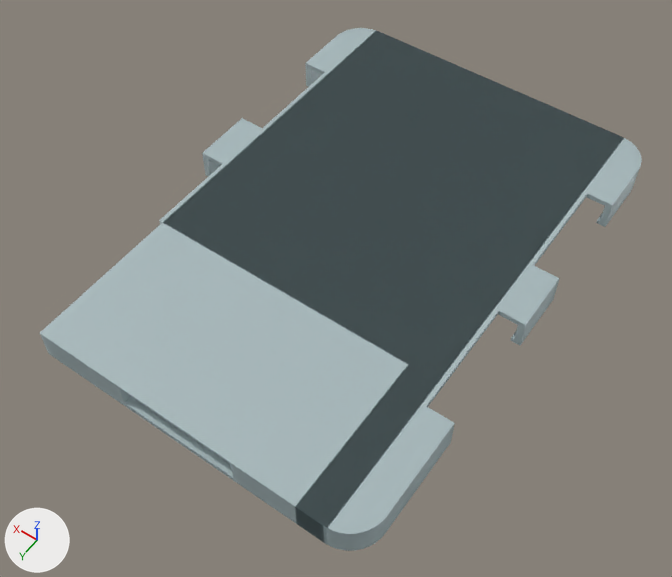
The Blender file design/case_parts_mm.blend, before and after one commit.
The view is the same before and after, from a camera (50 mm lens) standing at (-76.6, 115.2, 155.8) and looking at (-2.1, 11.0, -7.9). Every picture has the same lights, and +X, +Y and +Z are marked at lower left. The picture after the commit comes second.

The first picture shows 'Basic camera-side shell', 'Basic opposite-side shell'.
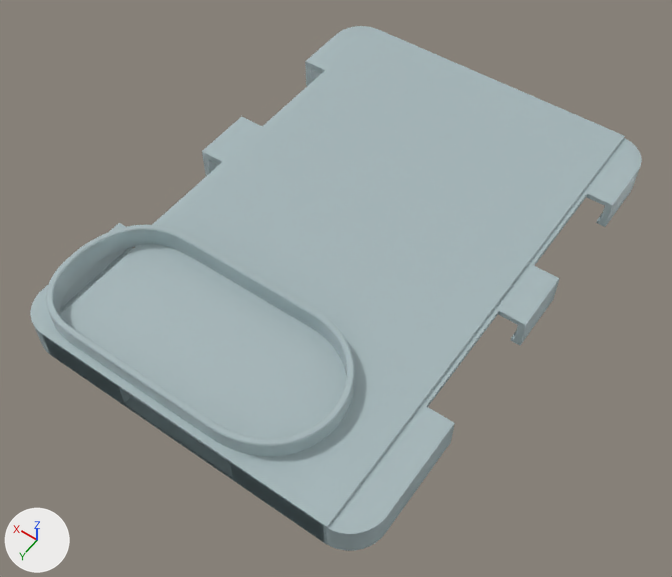
What differs and where, as boxes (x1, y1, x2, y2) in the pictures (672 x 577 px):
```json
{"object": "Basic camera-side shell", "change": "reshaped", "before": [159, 28, 622, 540], "after": [30, 26, 625, 544], "on screen": "28% wider"}
```

Edits to the scene script, one JSON object a line:
```json
{"block": "me_basic_camera_side_shell", "where": "# used by ob_basic_camera_side_shell; location = (0.0, 0.0, 0.0)"}
{"op": "remove", "block": "me_basic_camera_side_shell", "code": "me_basic_camera_side_shell.from_pydata(...)  # 185 vertices, 97 faces; spans x -36.0..43.3, y -61.0..61.0, z -6.2..1.2"}
{"op": "add", "block": "me_basic_camera_side_shell", "code": "me_basic_camera_side_shell.from_pydata(...)  # 1577 vertices, 1133 faces; spans x -36.0..43.3, y -61.0..61.0, z -6.2..6.2"}
{"block": "me_basic_camera_side_shell", "change": "me_basic_camera_side_shell part 1: 31 vertices moved from x -36.0..43.3, y -61.0..61.0, z 0.0..1.2 to x -36.0..43.3, y -61.0..61.0, z 0.0..1.8; 9 vertices removed from x -29.0..37.0, y 24.0..61.0, z -6.2..1.2; 1401 vertices added at x -36.0..43.3, y 24.5..61.0, z -6.2..6.2"}
```
